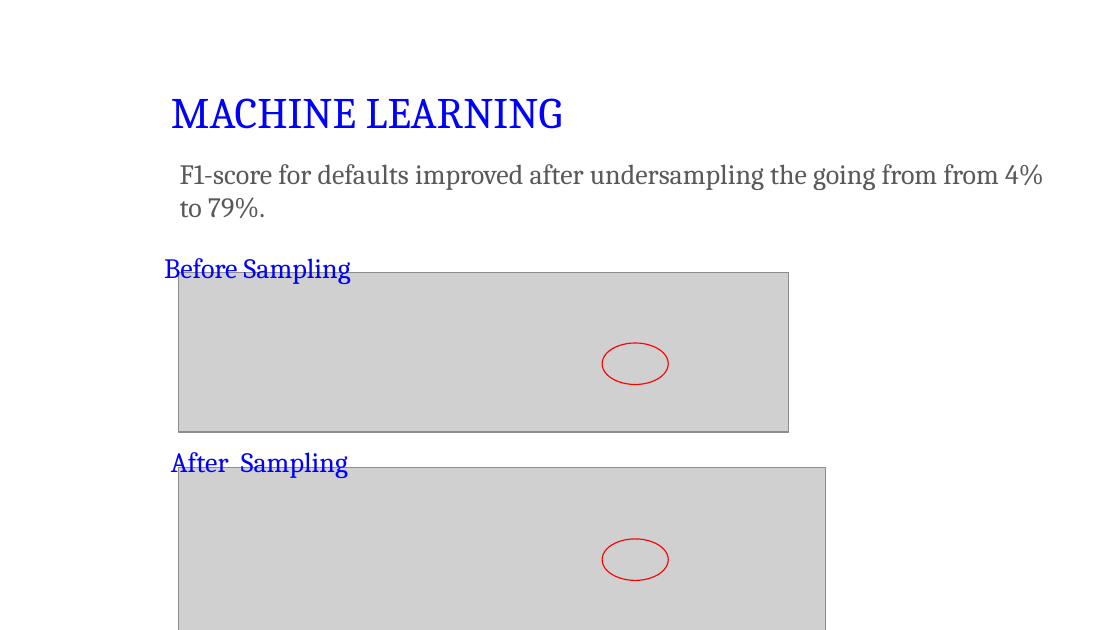
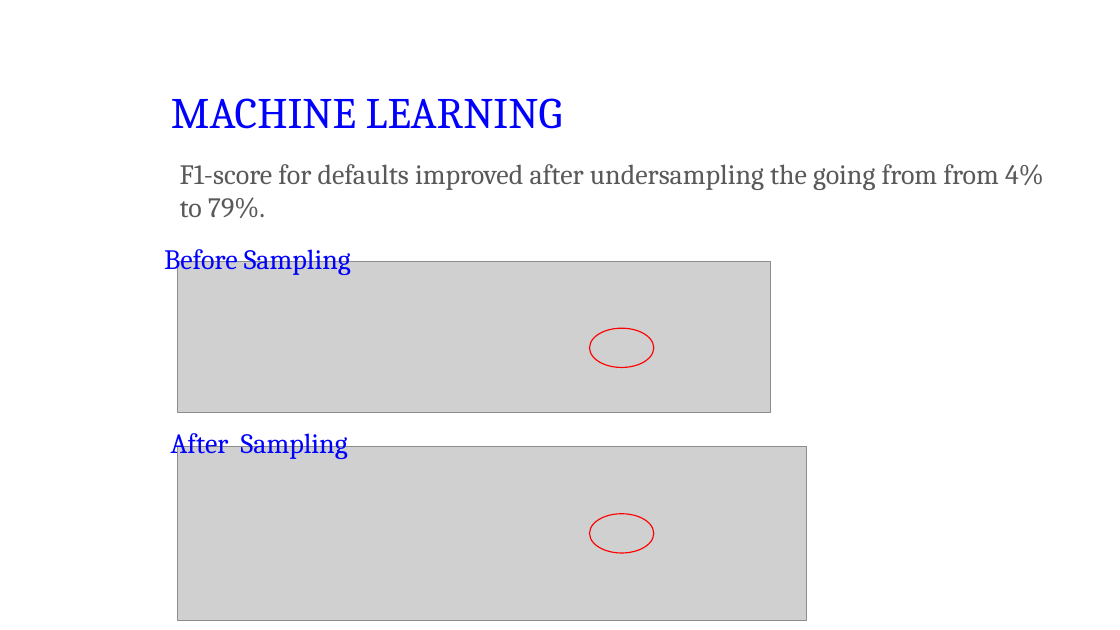
Before and after one commit to aninac/Mortgage-Loan-Defaults, a slide deck: slide 21 of 08 Prediction of Mortgage Loan Default.pptx. Drawn at 1120x630 pixels with LibreOffice and Linux fonts; fonts in the diff are those of the drawing; grey boxes stand for pictures; background and template pictures are left out. Boxes give left, top, right and bottom in pixels: in the first picture for what was removed or moved away, otherwise in the second. Text is boxed around its words. In the diff, an @@ line names an element or a change of style, - is before the commit and + after.

```diff
--- a/08 Prediction of Mortgage Loan Default.pptx
+++ b/08 Prediction of Mortgage Loan Default.pptx
@@ text "Before Sampling": place and size @@
-text "Before Sampling" at <box>164,252,351,284</box>
+text "Before Sampling" at <box>164,243,351,275</box>
@@ picture: place and size @@
-picture at <box>178,272,788,432</box>
+picture at <box>178,261,771,412</box>
@@ ellipse: place and size @@
-ellipse at <box>603,343,669,384</box>
+ellipse at <box>589,328,653,367</box>
@@ text "After Sampling" rewrapped from <box>171,452,348,478</box> to <box>171,427,348,459</box> @@
@@ picture: place and size @@
-picture at <box>178,467,825,630</box>
+picture at <box>178,446,808,620</box>
@@ ellipse: place and size @@
-ellipse at <box>603,539,669,580</box>
+ellipse at <box>589,514,653,553</box>
```
Also in this commit, not shown: 3 other slides changed.
